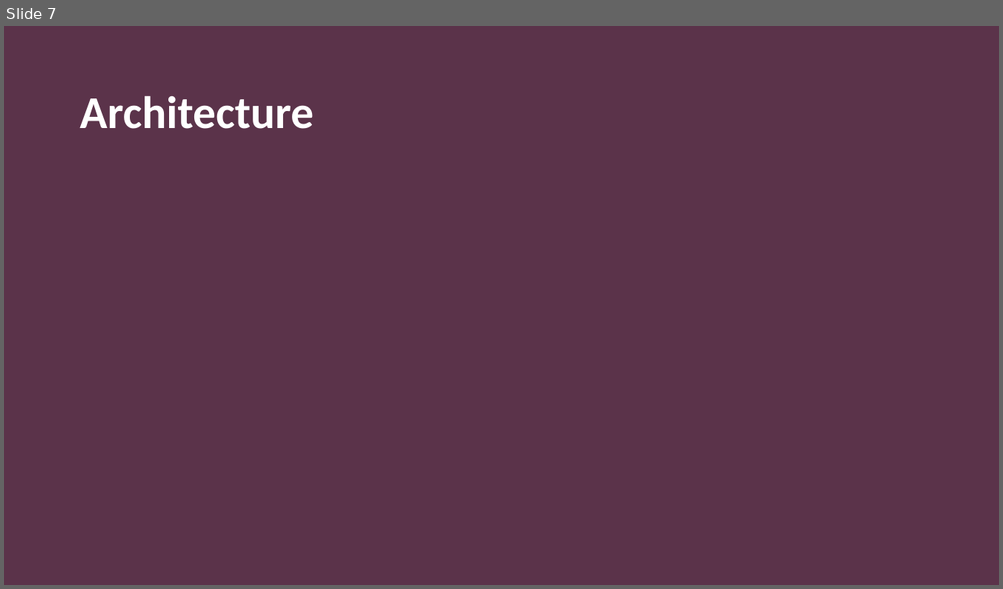
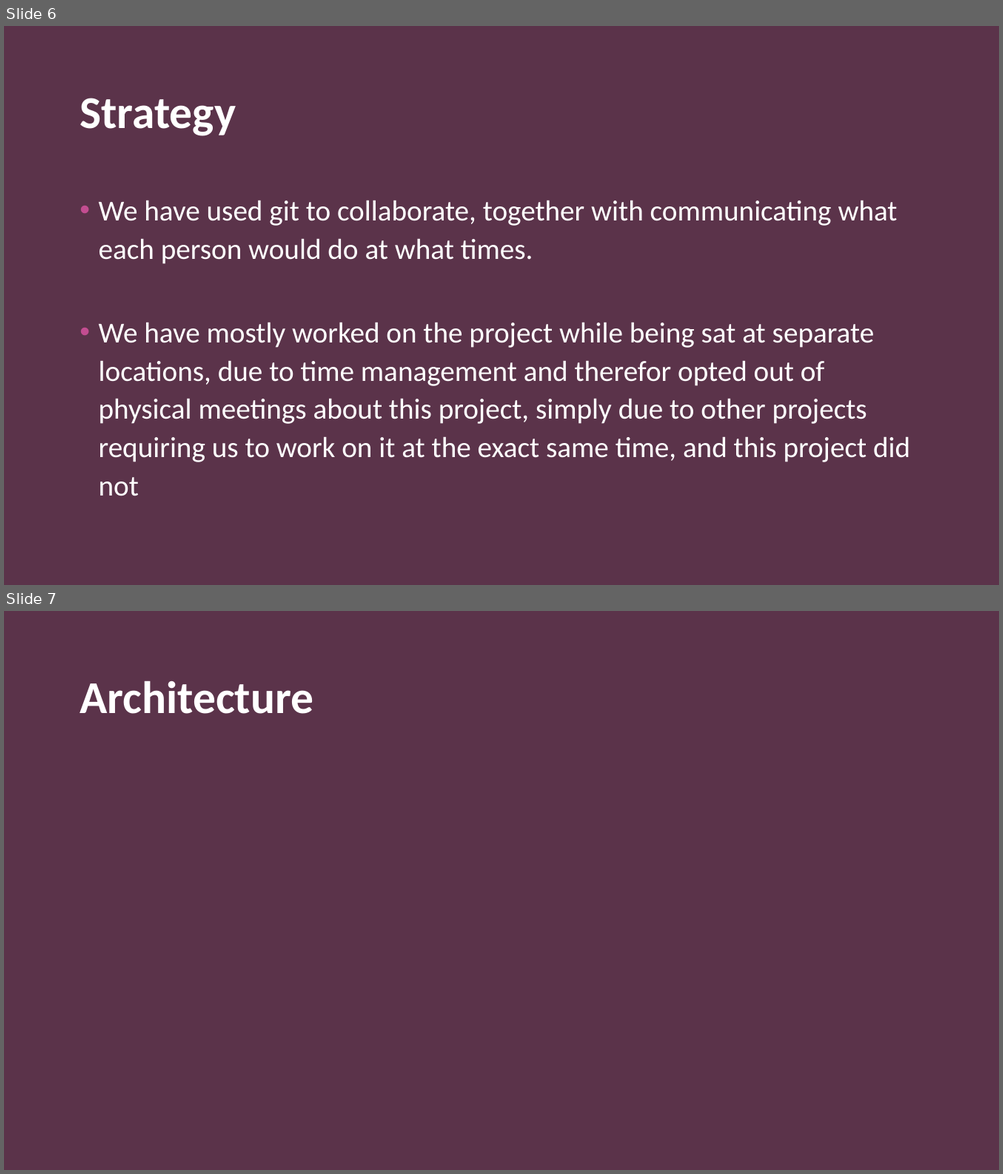
Before and after one commit to Wuggie88/webHenrik, a slide deck: Realtime web applications.pptx. Shown one above the other, each under a label of ours: slide 7 before the commit, slides 6 and 7 after it. The pictures are 1003x589 and 1003x1174 pixels, drawn with LibreOffice and Linux fonts; fonts in the diff are those of the drawing; background and template pictures are left out. Boxes give left, top, right and bottom in pixels: in the first picture for what was removed or moved away, otherwise in the second. Text is boxed around its words. In the diff, an @@ line names an element or a change of style, - is before the commit and + after.

```diff
--- a/Realtime web applications.pptx
+++ b/Realtime web applications.pptx
@@ slide 6 added at [4, 26, 999, 585], background #FFFFFF; not listed: 1 template element that a slide beside it also shows @@
@@ title added at [79, 98, 236, 136], 44 pt, text #FFFFFF, bold @@
+Strategy
@@ text added at [99, 200, 910, 497], 28 pt, text #FFFFFF @@
+• We have used git to collaborate, together with communicating what each person would do at what times.
+• We have mostly worked on the project while being sat at separate locations, due to time management and therefor opted out of physical meetings about this project, simply due to other projects requiring us to work on it at the exact same time, and this project did not
```
Also in this commit, not shown: 1 slide changed, 1 other slide added, 2 slides removed.
